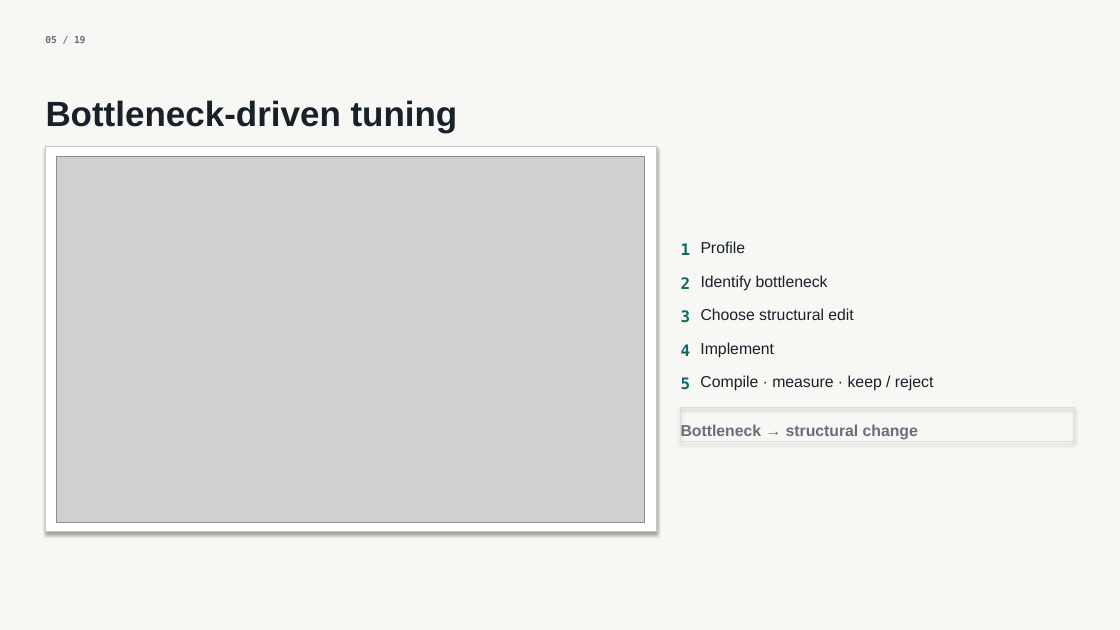
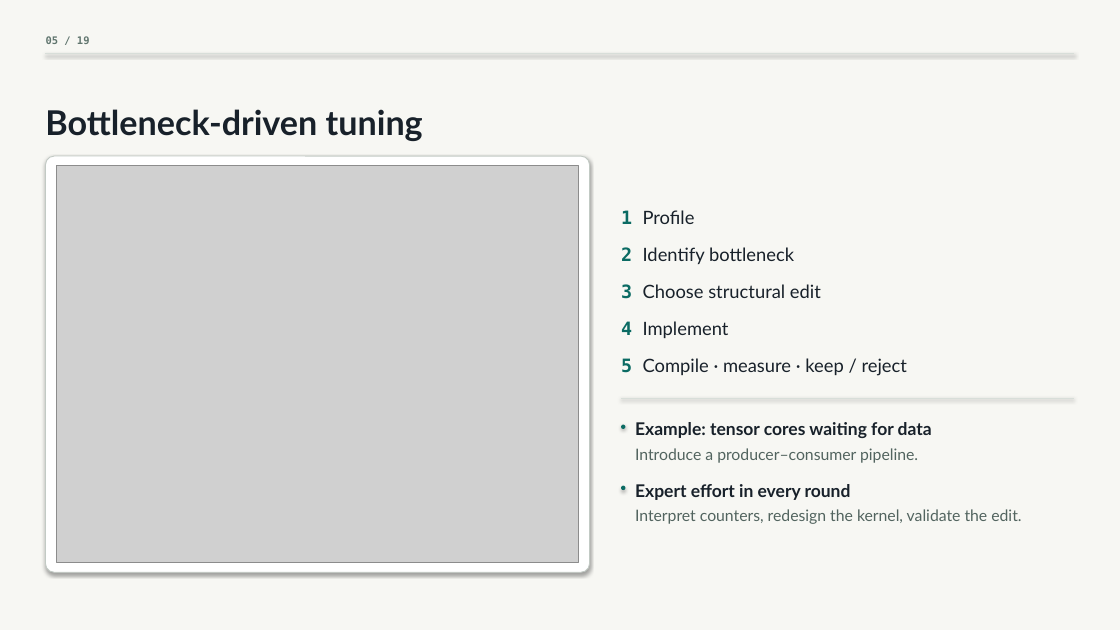
Before and after one commit to SyntaxArchmage/croqtile-tuner-atc26, a slide deck: slide 5 of dist/slides.pptx. Drawn at 1120x630 pixels with LibreOffice and Linux fonts; fonts in the diff are those of the drawing; grey boxes stand for pictures. Boxes give left, top, right and bottom in pixels: in the first picture for what was removed or moved away, otherwise in the second. Text is boxed around its words. In the diff, an @@ line names an element or a change of style, - is before the commit and + after.

```diff
--- a/dist/slides.pptx
+++ b/dist/slides.pptx
@@ text "05 / 19" at bbox=[46, 36, 90, 44]: size 7.9 to 8.6 pt, text colour #66707A to #60756E @@
@@ line added from (46, 53) to (1074, 53), #D8DED9 0.72 pt @@
@@ text "Bottleneck-driven tuning": place and size @@
-text "Bottleneck-driven tuning" at bbox=[46, 100, 458, 132]
+text "Bottleneck-driven tuning" at bbox=[45, 109, 423, 141]
@@ text "Bottleneck-driven tuning" at bbox=[45, 109, 423, 141]: size 28.8 to 28.1 pt, font Arial to Lato @@
@@ rectangle removed at bbox=[46, 147, 656, 532] @@
@@ rounded rectangle added at bbox=[46, 156, 590, 572], fill #FFFFFF, outline #C2CAC4 0.72 pt @@
@@ picture: place and size @@
-picture at bbox=[57, 157, 645, 522]
+picture at bbox=[57, 165, 578, 563]
@@ size 13 to 15.1 pt in 5 elements at bbox=[621, 358, 632, 373], bbox=[621, 321, 632, 335], bbox=[621, 284, 632, 299], bbox=[621, 247, 632, 261], bbox=[621, 210, 632, 224] @@
@@ text "1": place and size @@
-text "1" at bbox=[681, 243, 691, 255]
+text "1" at bbox=[621, 210, 632, 224]
@@ size 13 to 15.1 pt, font Arial to Lato in 5 elements at bbox=[643, 358, 907, 376], bbox=[643, 321, 729, 338], bbox=[643, 284, 821, 298], bbox=[643, 247, 794, 264], bbox=[643, 210, 695, 224] @@
@@ 3 texts: place and size @@
-3 texts at bbox=[681, 241, 828, 291]
+3 texts at bbox=[621, 210, 794, 264]
@@ text "3": place and size @@
-text "3" at bbox=[681, 310, 691, 323]
+text "3" at bbox=[621, 284, 632, 299]
@@ text "Choose structural edit": place and size @@
-text "Choose structural edit" at bbox=[701, 308, 853, 320]
+text "Choose structural edit" at bbox=[643, 284, 821, 298]
@@ 4 texts: place and size @@
-4 texts at bbox=[681, 342, 934, 391]
+4 texts at bbox=[621, 321, 907, 376]
@@ line added from (621, 398) to (1074, 398), #D8DED9 0.72 pt @@
@@ rectangle removed at bbox=[681, 408, 1074, 442] @@
@@ rounded rectangle added at bbox=[621, 424, 626, 429], fill #0B6B63 @@
@@ text added at bbox=[635, 422, 932, 438], 14.4 pt, text #18212A, bold @@
+Example: tensor cores waiting for data
@@ text added at bbox=[635, 448, 918, 463], 13 pt, text #52645F @@
+Introduce a producer–consumer pipeline.
@@ text removed at bbox=[681, 424, 918, 440] @@
-Bottleneck → structural change
@@ rounded rectangle added at bbox=[621, 486, 626, 490], fill #0B6B63 @@
@@ text added at bbox=[635, 484, 851, 500], 14.4 pt, text #18212A, bold @@
+Expert effort in every round
@@ text added at bbox=[635, 509, 1021, 524], 13 pt, text #52645F @@
+Interpret counters, redesign the kernel, validate the edit.
```
Also in this commit, not shown: 18 other slides changed, 40 other files.
